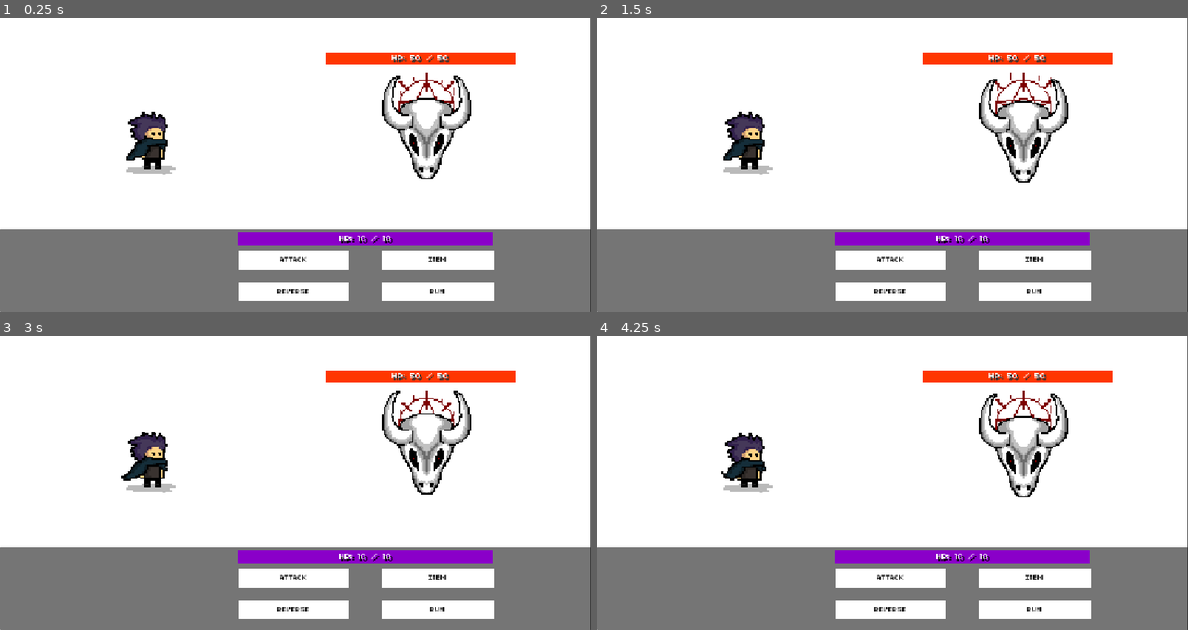
Above: before the commit, frames 1-4 (two rows, left to right).
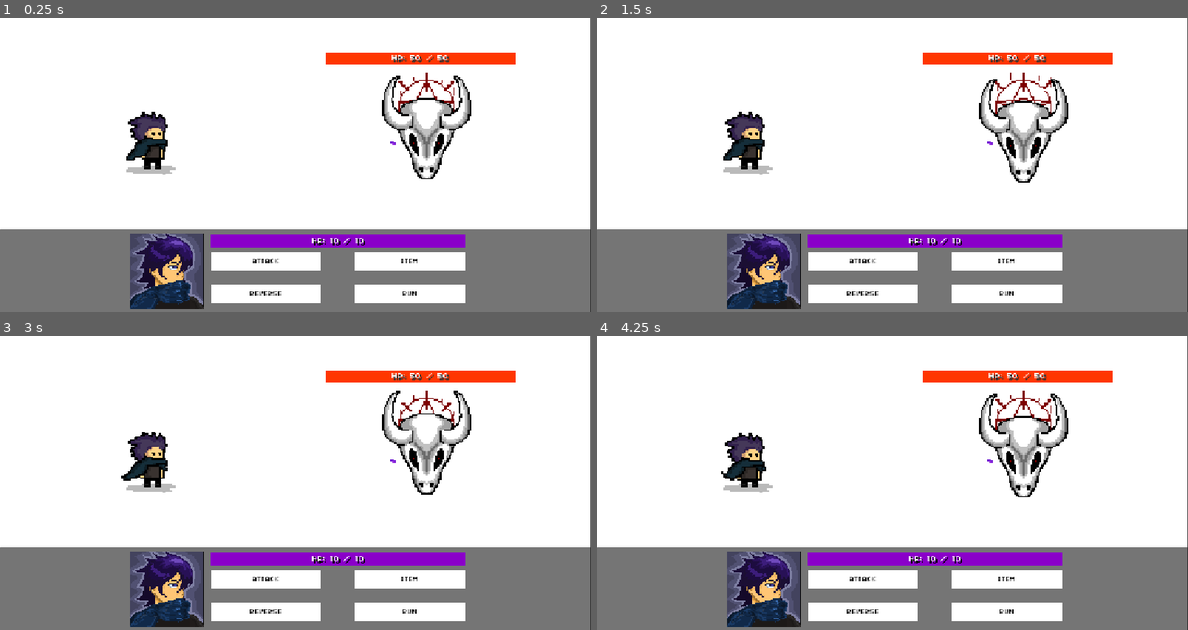
Above: after the commit, the same moments.

Repository: MDigga/GameVarJam
Game: Godot game, scene res://scenes/src/battle.tscn
Same seed, same stepped clock (60 frames per second), same inputs: the game is played once before the commit and once after it. This scene is started directly instead of the project's main scene.
Inputs:
- Up to frame 1 (0.25 s): no input
- Up to frame 2 (1.5 s): tap Enter (ui_accept) at 0.5, 0.77 s; hold Right (right) 0.53-1.28 s; hold Down (down) from 1.28 s (still down)
- Up to frame 3 (3 s): tap Enter (ui_accept) at 1.52 s; release Down (down) at 2.03 s; hold Right (right) 2.03-2.78 s; hold Up (up) from 2.78 s (still down)
- Up to frame 4 (4.25 s): tap Enter (ui_accept) at 3.02, 3.77 s; release Up (up) at 3.53 s; hold A (left) from 3.53 s (still down)

The runs differ from the first frame. In frame 1, 7.8% of the frame differs, in the area x 0-84%, y 41-100%; in frame 2, 7.8%; in frame 3, 7.8%; in frame 4, 7.8%.

Commit message:
Added David Profile

Diff:
--- a/scenes/src/battle.tscn
+++ b/scenes/src/battle.tscn
@@ -6,6 +6,7 @@
 [ext_resource type="Texture2D" uid="uid://babtlwjuf2mj6" path="res://assets/images/player/David_idle_3.png" id="3_dg228"]
 [ext_resource type="FontFile" uid="uid://cgdoluxypsy5" path="res://assets/fonts/04B_03__.TTF" id="3_tv4lo"]
 [ext_resource type="Texture2D" uid="uid://sbfwpbtobiua" path="res://assets/images/things/attacks.png" id="5_lqisg"]
+[ext_resource type="Texture2D" uid="uid://deyhuv1si0xhe" path="res://assets/images/player/david_profile_1.png" id="7_lm72g"]
 
 [sub_resource type="AtlasTexture" id="AtlasTexture_q3ami"]
 atlas = ExtResource("2_dg228")
@@ -130,6 +131,9 @@
 animations = [{
 "frames": [{
 "duration": 1.0,
+"texture": null
+}, {
+"duration": 1.0,
 "texture": SubResource("AtlasTexture_sltpd")
 }, {
 "duration": 1.0,
@@ -143,6 +147,9 @@
 }, {
 "duration": 1.0,
 "texture": SubResource("AtlasTexture_1oqyg")
+}, {
+"duration": 1.0,
+"texture": null
 }],
 "loop": 0,
 "name": &"default",
@@ -221,6 +228,7 @@
 anchor_right = 1.0
 anchor_bottom = 1.0
 offset_top = -166.0
+offset_bottom = 2.0
 grow_horizontal = 2
 grow_vertical = 0
 
@@ -231,10 +239,9 @@
 autoplay = "default"
 
 [node name="AttackAnimation" type="AnimatedSprite2D" parent="PlayerPanel/Player" unique_id=400142042]
-visible = false
 position = Vector2(170.9295, -1.8922086)
 sprite_frames = SubResource("SpriteFrames_57qmd")
-frame = 4
+frame = 5
 frame_progress = 1.0
 
 [node name="PlayerHealthBar" type="ProgressBar" parent="PlayerPanel" unique_id=122695046]
@@ -244,10 +251,10 @@
 anchor_top = 0.28300002
 anchor_right = 0.527
 anchor_bottom = 0.446
-offset_left = 192.31998
-offset_top = -39.978004
-offset_right = 363.086
-offset_bottom = -40.036003
+offset_left = 137.31998
+offset_top = -36.978004
+offset_right = 308.086
+offset_bottom = -37.036003
 grow_horizontal = 2
 grow_vertical = 2
 theme_override_colors/font_color = Color(0.9490196, 0.9490196, 0.9490196, 0)
@@ -278,10 +285,10 @@
 anchor_top = 0.066
 anchor_right = 0.698
 anchor_bottom = 0.289
-offset_left = -233.38202
-offset_top = 32.044
-offset_right = -128.03601
-offset_bottom = 32.026
+offset_left = -288.38202
+offset_top = 35.044
+offset_right = -183.03601
+offset_bottom = 35.026
 theme_override_colors/font_color = Color(0, 0, 0, 1)
 theme_override_fonts/font = ExtResource("3_tv4lo")
 theme_override_styles/normal = SubResource("StyleBoxFlat_snas4")
@@ -294,10 +301,10 @@
 anchor_top = 0.066
 anchor_right = 0.851
 anchor_bottom = 0.289
-offset_left = -128.22803
-offset_top = 32.044
-offset_right = -18.882019
-offset_bottom = 32.026
+offset_left = -183.22803
+offset_top = 35.044
+offset_right = -73.88202
+offset_bottom = 35.026
 theme_override_colors/font_color = Color(0, 0, 0, 1)
 theme_override_fonts/font = ExtResource("3_tv4lo")
 theme_override_styles/normal = SubResource("StyleBoxFlat_snas4")
@@ -310,10 +317,10 @@
 anchor_top = 0.45200002
 anchor_right = 0.851
 anchor_bottom = 0.675
-offset_left = -128.22803
-offset_top = 31.967995
-offset_right = -18.882019
-offset_bottom = 31.949997
+offset_left = -183.22803
+offset_top = 34.967995
+offset_right = -73.88202
+offset_bottom = 34.950005
 theme_override_colors/font_color = Color(0, 0, 0, 1)
 theme_override_fonts/font = ExtResource("3_tv4lo")
 theme_override_styles/normal = SubResource("StyleBoxFlat_snas4")
@@ -326,11 +333,19 @@
 anchor_top = 0.45200002
 anchor_right = 0.698
 anchor_bottom = 0.675
-offset_left = -232.38202
-offset_top = 31.967995
-offset_right = -128.03601
-offset_bottom = 31.949997
+offset_left = -287.38202
+offset_top = 34.967995
+offset_right = -183.03601
+offset_bottom = 34.950005
 theme_override_colors/font_color = Color(0, 0, 0, 1)
 theme_override_fonts/font = ExtResource("3_tv4lo")
 theme_override_styles/normal = SubResource("StyleBoxFlat_snas4")
 text = "REVERSE"
+
+[node name="PlayerProfile" type="TextureRect" parent="PlayerPanel" unique_id=935477002]
+layout_mode = 0
+offset_left = 251.0
+offset_top = 2.0
+offset_right = 416.0
+offset_bottom = 167.0
+texture = ExtResource("7_lm72g")
Binary file added: assets/images/player/david_profile_1.png
Not shown, added: assets/images/player/david_profile_1.png.import
